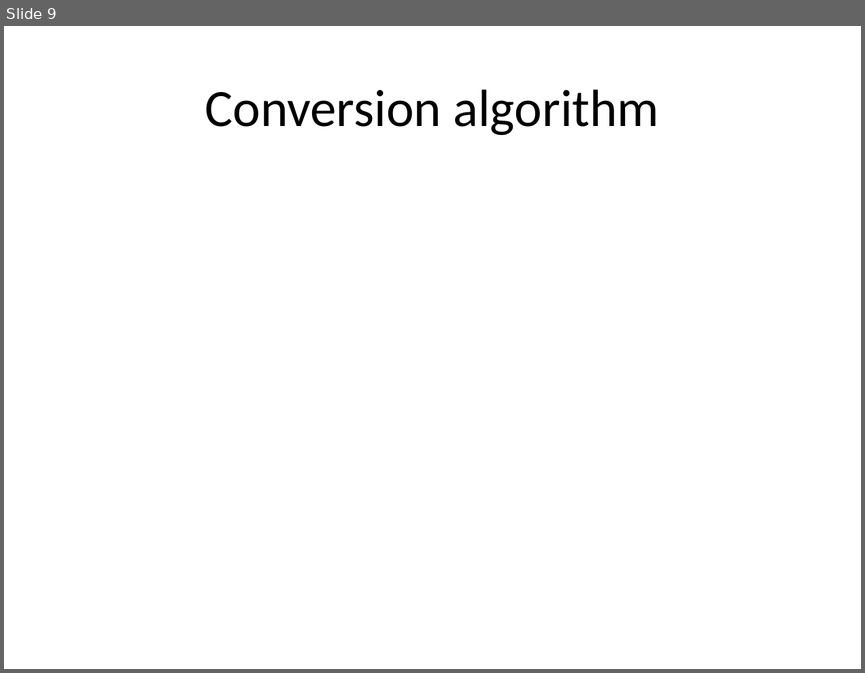
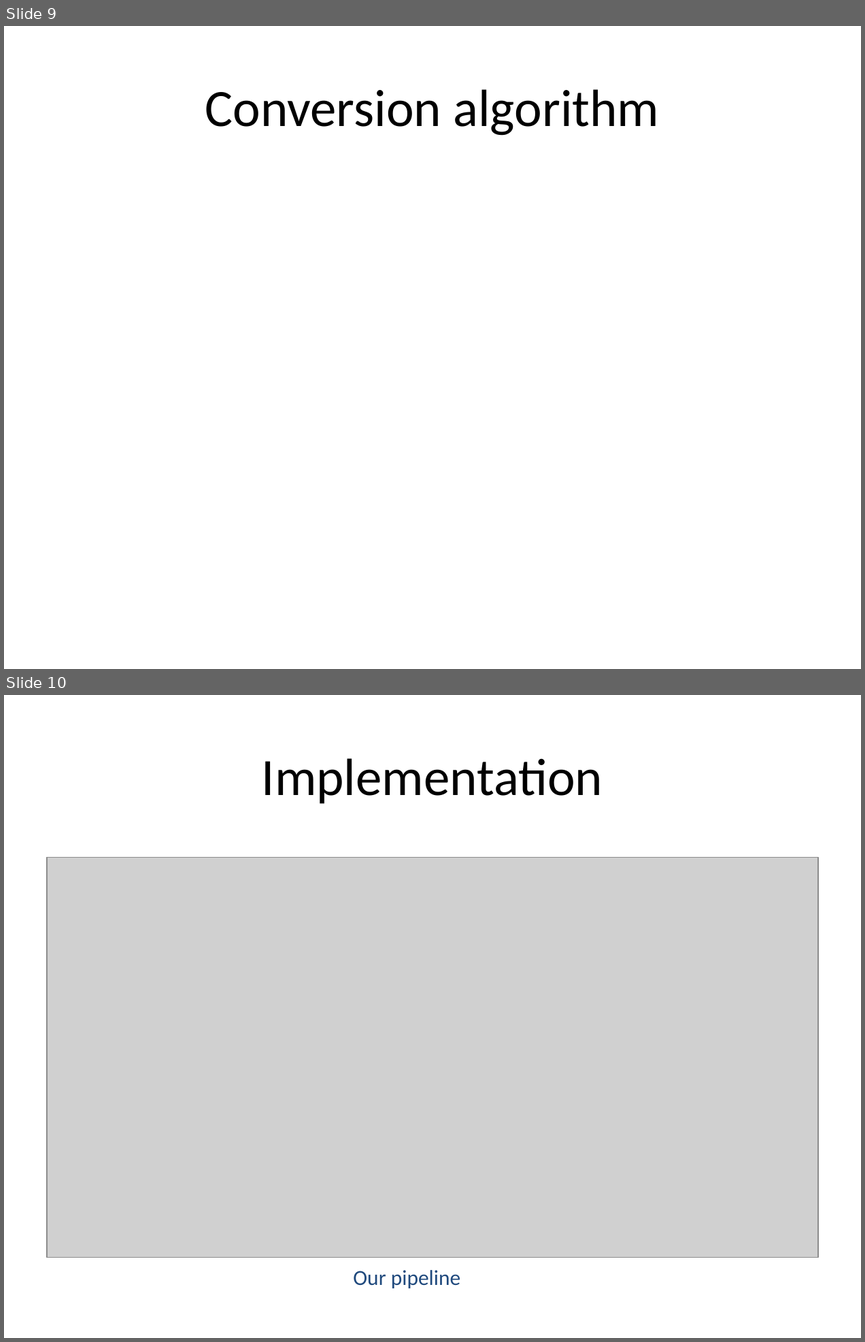
Before and after one commit to EtienneFerrier/VoxelProject, a slide deck: Presentation.pptx. Shown one above the other, each under a label of ours: slide 9 before the commit, slides 9 and 10 after it. The pictures are 865x673 and 865x1342 pixels, drawn with LibreOffice and Linux fonts; fonts in the diff are those of the drawing; grey boxes stand for pictures. Boxes give left, top, right and bottom in pixels: in the first picture for what was removed or moved away, otherwise in the second. Text is boxed around its words. In the diff, an @@ line names an element or a change of style, - is before the commit and + after.

```diff
--- a/Presentation.pptx
+++ b/Presentation.pptx
@@ slide 10 added at bbox=[4, 695, 861, 1338], background #FFFFFF @@
@@ title added at bbox=[262, 758, 603, 804], 44 pt, text #000000 @@
+Implementation
@@ picture added at bbox=[47, 857, 818, 1257] @@
@@ text added at bbox=[353, 1270, 461, 1288], 18 pt, text #1F497D @@
+Our pipeline
```
Also in this commit, not shown: 2 slides changed, 6 other slides added, 6 slides removed, 3 other files.
